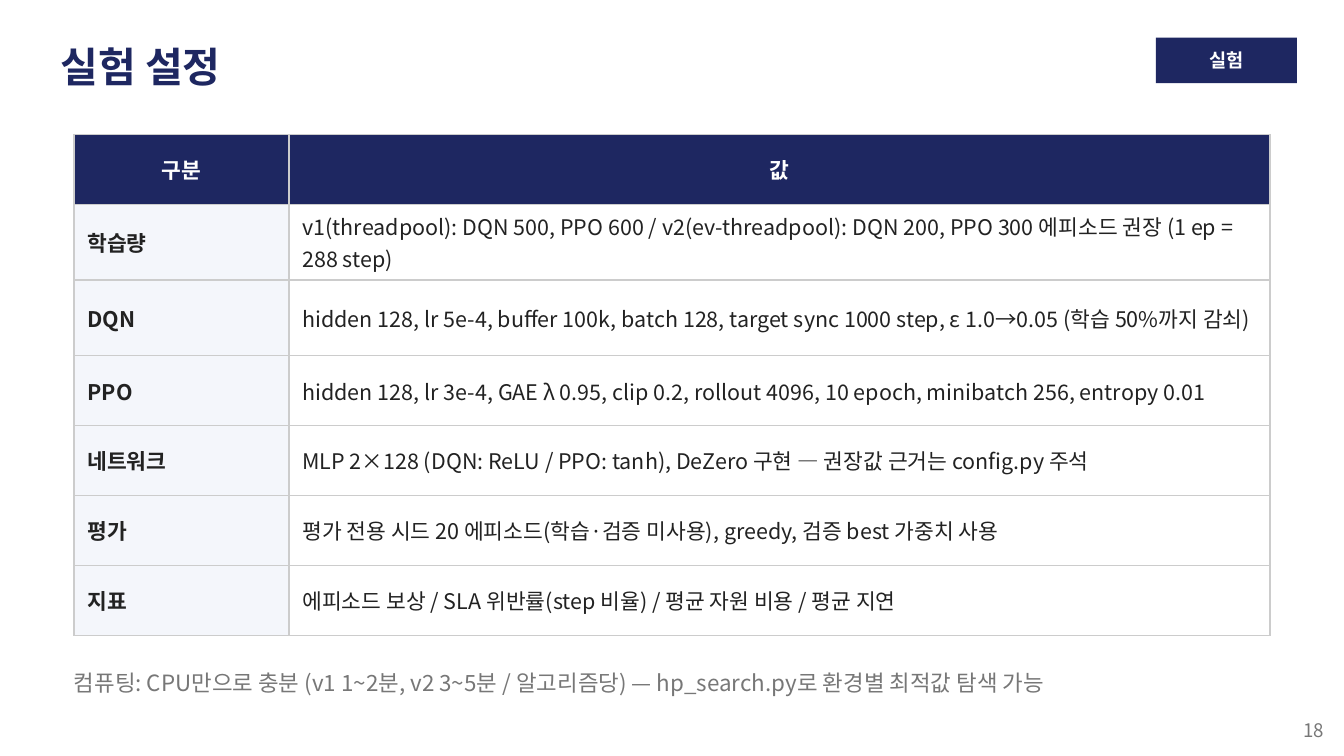
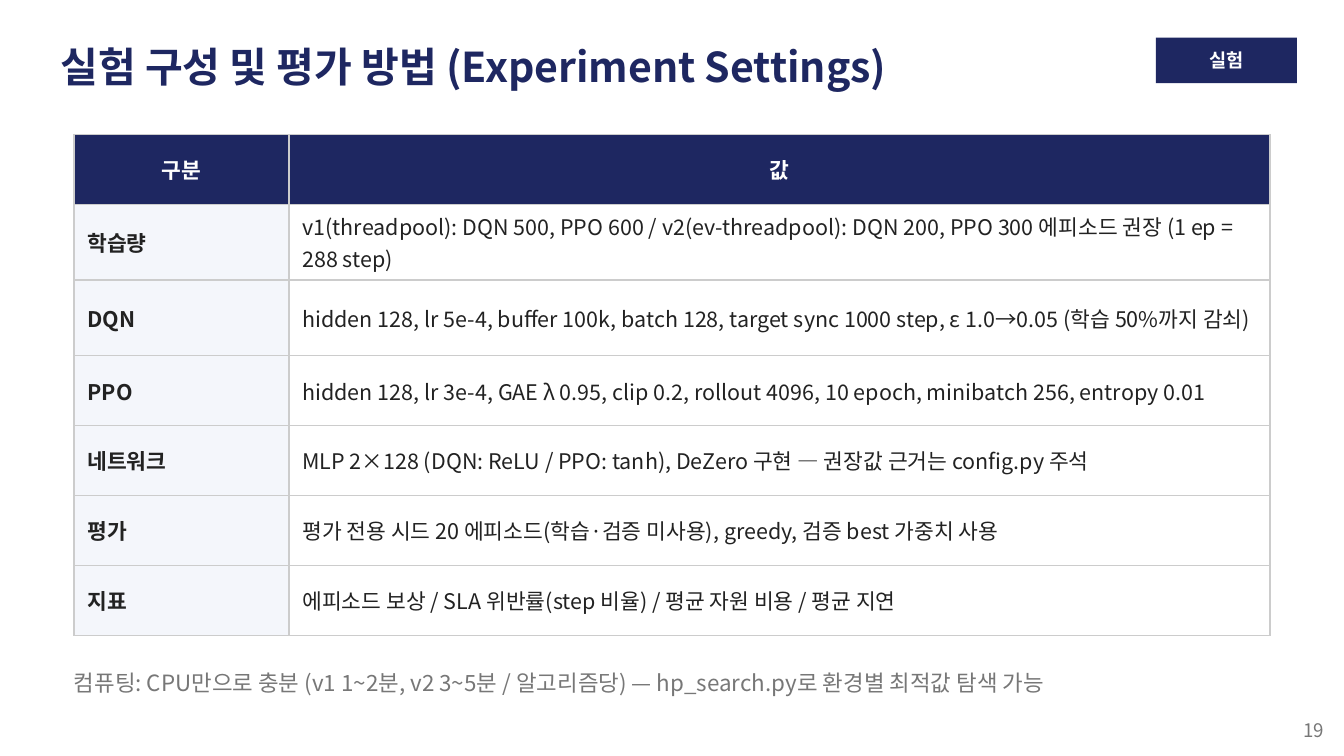
Before and after one commit to zzangdol1029/reinforce, a slide deck: slide 19 of autoscaling-rl/autoscaling_rl_발표.pptx (slide 18 before the commit). Drawn at 1344x756 pixels with LibreOffice and Linux fonts; fonts in the diff are those of the drawing. Boxes give left, top, right and bottom in pixels: in the first picture for what was removed or moved away, otherwise in the second. Text is boxed around its words. In the diff, an @@ line names an element or a change of style, - is before the commit and + after.

```diff
--- a/autoscaling-rl/autoscaling_rl_발표.pptx
+++ b/autoscaling-rl/autoscaling_rl_발표.pptx
@@ text at [60, 47, 886, 92]: text changed @@
-실험 설정
+실험 구성 및 평가 방법 (Experiment Settings)
@@ text at [1303, 723, 1324, 737]: text changed @@
-18
+19
```
Also in this commit, not shown: 26 other slides changed, 1 slide added, 3 other files.
